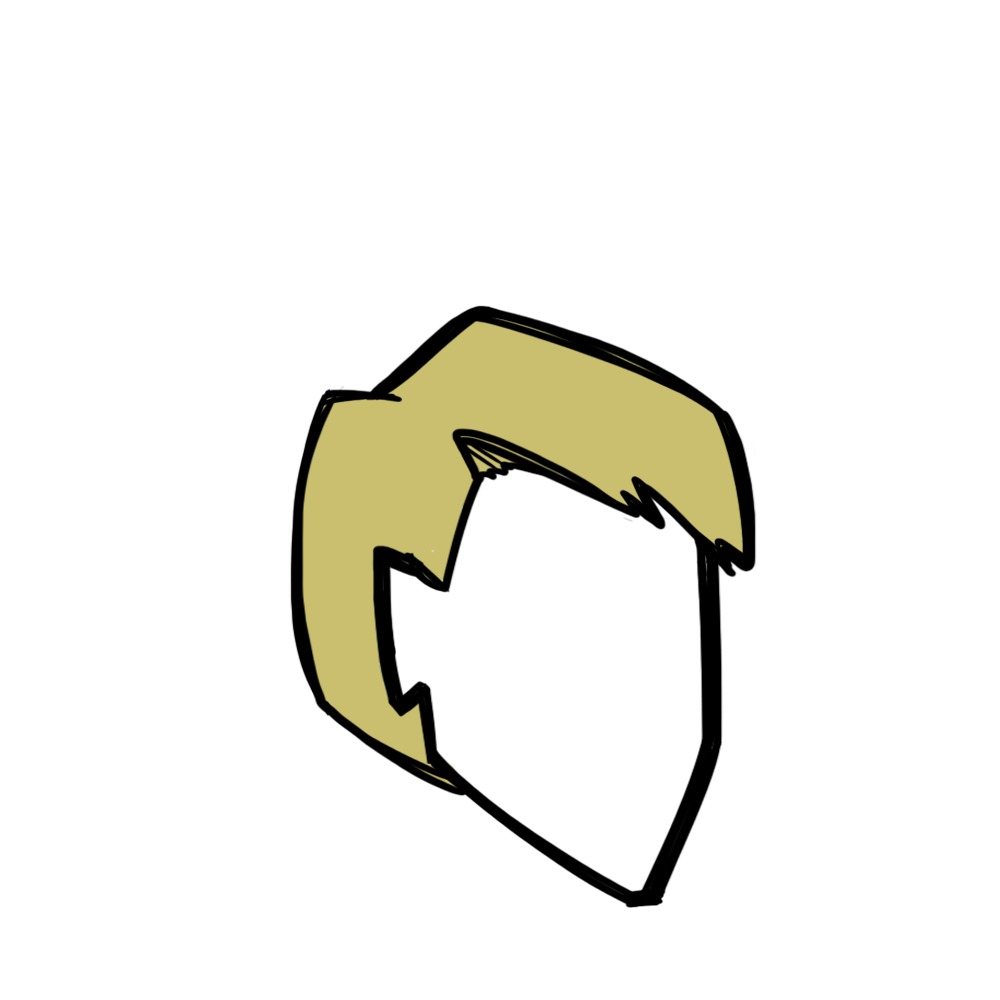
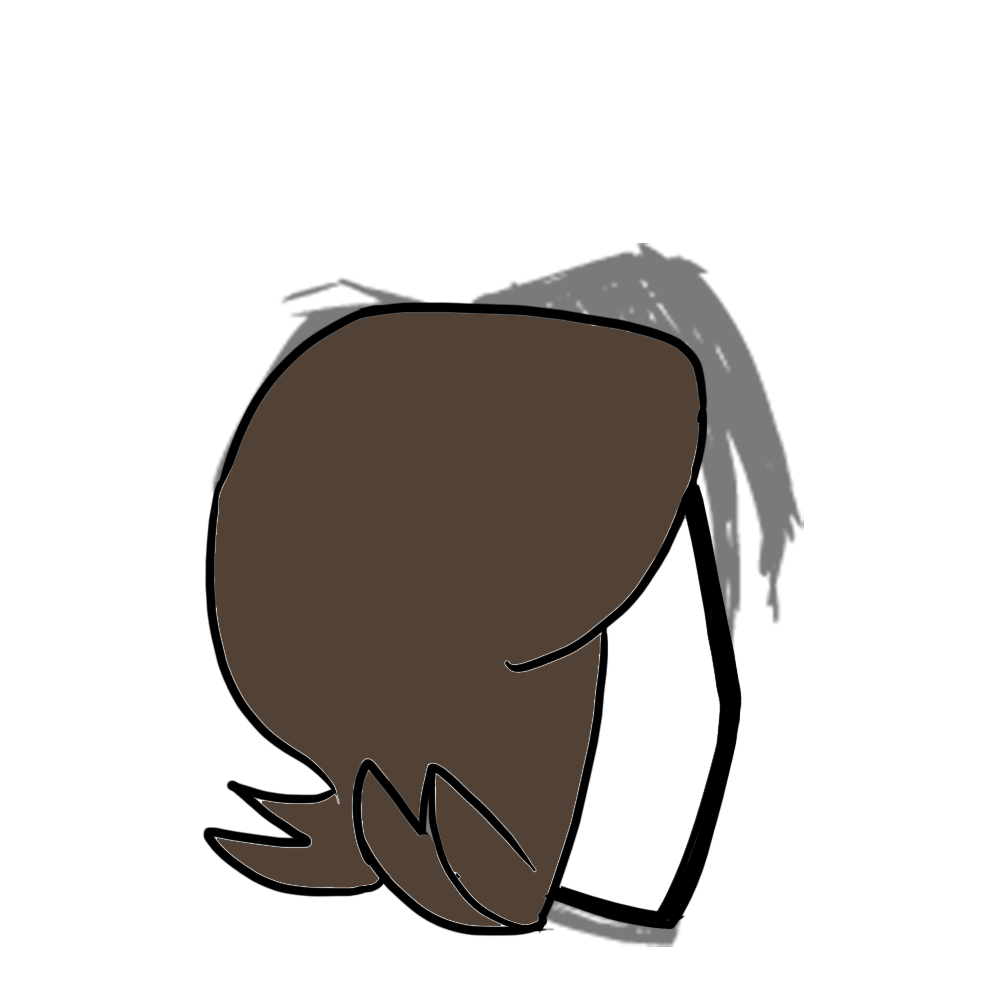
Layers edited between the first and the second 1000 × 1000 image:
added layer "Layer 23" above "Layer 24" over 202, 301, 743, 937
added layer "Layer 24" above "Layer 17 copy" over 215, 313, 720, 926
hid "Layer 13" over 290, 305, 760, 912
hid "Layer 14" over 297, 318, 752, 899
showed "Layer 0" over 210, 243, 804, 947
